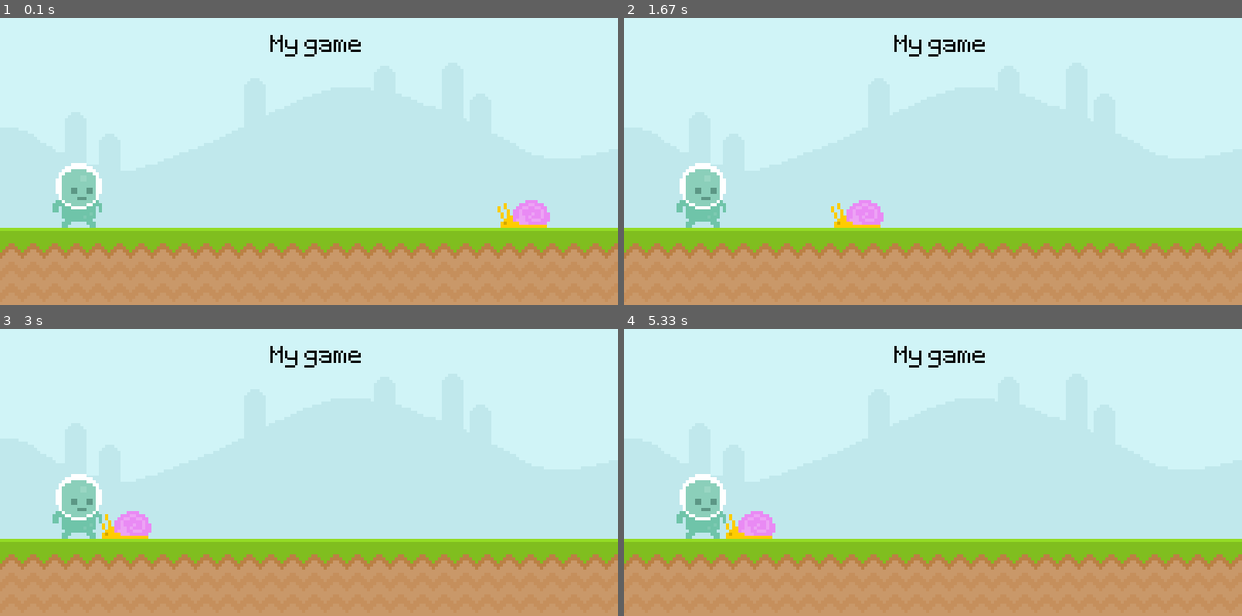
Above: before the commit, frames 1-4 (two rows, left to right).
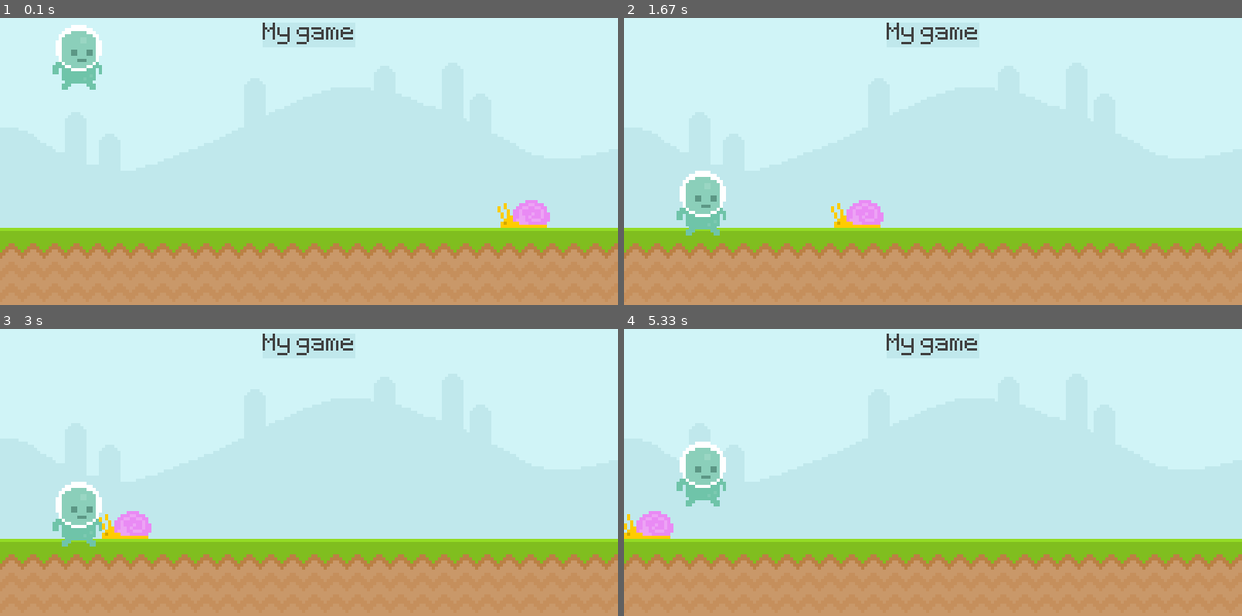
Above: after the commit, the same moments.

Repository: JackMcQuack/pygame-tutorial
Game: pygame game, started from main.py
The game is run twice, just before and just after one commit, with the same random seed, the same clock (stepped at 60 frames per second) and the same inputs.
Inputs (mouse positions are in pixels of both pictures, inside the frame that each line leads up to):
- Up to frame 1 (0.1 s): no input
- Up to frame 2 (1.67 s): tap Space at 0.33 s
- Up to frame 3 (3 s): no input
- Up to frame 4 (5.33 s): tap Space at 3.23, 3.63, 3.93, 4.13, 4.53, 4.83, 5.2 s; move the mouse to (846, 346) at 3.6 s; move the mouse to (926, 504) at 4.1 s; move the mouse to (883, 575) at 4.5 s; move the mouse to (784, 578) at 5.17 s

The runs differ from the first frame. In frame 1, 3.3% of the frame differs, in the area x 8-59%, y 1-74%; in frame 2, 1.6%; in frame 3, 1.6%; in frame 4, 3.9%, in the area x 0-59%, y 1-74%.

Commit message:
Made key inputs and changed text colors.

Diff:
--- a/main.py
+++ b/main.py
@@ -9,36 +9,62 @@
 
 sky_surface = pygame.image.load("graphics/Sky.png").convert_alpha()
 ground_surface = pygame.image.load("graphics/ground.png").convert_alpha()
-text_surface = test_font.render("My game", False, (0, 0, 0)).convert_alpha()
+ground_rect = ground_surface.get_rect(topleft = (0, 300))
 
+text_surface = test_font.render("My game", False, (64, 64, 64))
+text_rect = text_surface.get_rect(center = (400, 50))
 snail_surface = pygame.image.load("graphics/snail/snail1.png")
 snail_rect = snail_surface.get_rect(midbottom = (700, 300))
 snail_x_pos = 700
 
+player_gravity = 0
+
 player_surface = pygame.image.load("graphics/player/player_walk_1.png").convert_alpha()
-player_rect = player_surface.get_rect(midbottom = (100, 300))
+player_rect = player_surface.get_rect(midbottom = (100, 100))
 while True:
     for event in pygame.event.get():
         if event.type == pygame.QUIT:
             pygame.quit()
             exit()
+        if event.type == pygame.KEYDOWN:
+            if event.key == pygame.K_SPACE:
+                print('jump')
+        if event.type == pygame.KEYUP:
+            if event.key == pygame.K_SPACE:
+                print('released')
         # if event.type == pygame.MOUSEMOTION:
         #     if player_rect.collidepoint(event.pos):
         #         print('collision')
 
     screen.blit(sky_surface, (0, 0))
-    screen.blit(ground_surface, (0, 300))
-    screen.blit(text_surface, (350, 50))
+    screen.blit(ground_surface, ground_rect)
+    pygame.draw.rect(screen, '#c0e8ec', text_rect)
+    pygame.draw.rect(screen, '#c0e8ec', text_rect, 20)
+    # pygame.draw.line(screen, 'Black', (0, 0), (800, 400))
+    screen.blit(text_surface, text_rect)
     screen.blit(snail_surface, snail_rect)
     if snail_rect.right <= 0:
         snail_rect.left = 800
+
+    keys = pygame.key.get_pressed()
+    if keys[pygame.K_SPACE] and player_rect.colliderect(ground_rect):
+        player_gravity += -10
+
+    if not player_rect.colliderect(ground_rect):
+        player_gravity += 1
+    elif player_rect.colliderect(ground_rect) and not keys[pygame.K_SPACE]:
+        player_gravity = 0
+
+    player_rect.bottom += player_gravity
+
     screen.blit(player_surface, player_rect)
     if not snail_rect.colliderect(player_rect):
         snail_rect.left -= 4
 
-    mouse_pos = pygame.mouse.get_pos()
-    if player_rect.collidepoint(mouse_pos):
-        print(mouse_pos)
-        print('collision')
+    # mouse_pos = pygame.mouse.get_pos()
+    # if player_rect.collidepoint(mouse_pos):
+    #     print(mouse_pos)
+    #     print('collision')
+
     pygame.display.update()
     clock.tick(60)
